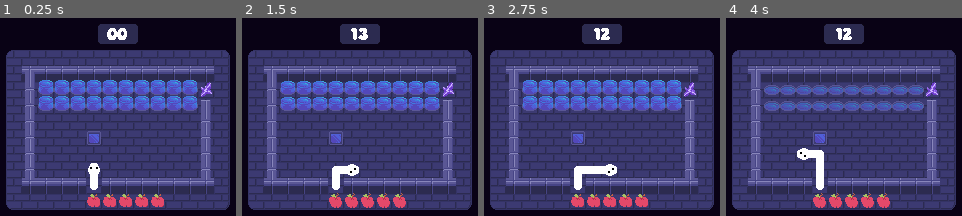
Above: before the commit, frames 1-4 (left to right).
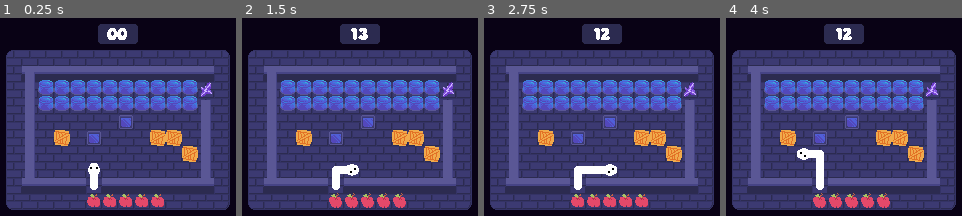
Above: after the commit, the same moments.

Repository: Evelyn-is-eepy/12dt-1---ouroborus
Game: Godot game, scene res://Scenes/Levels/level_4.tscn
The game is run twice, just before and just after one commit, with the same random seed, the same clock (stepped at 60 frames per second) and the same inputs. This scene is started directly instead of the project's main scene. Sound files missing from this copy of the repository are replaced by a short silence.
Inputs:
- Up to frame 1 (0.25 s): no input
- Up to frame 2 (1.5 s): tap Enter (ui_accept) at 0.5, 0.6, 0.77, 1.07, 1.35 s; hold D (move_right) 0.53-1.28 s; hold S (move_down) from 1.28 s (still down)
- Up to frame 3 (2.75 s): tap Enter (ui_accept) at 1.52, 1.82, 2.1 s; release S (move_down) at 2.03 s; hold D (move_right) from 2.03 s (still down)
- Up to frame 4 (4 s): tap R (restart) at 2.75 s; release D (move_right) at 2.78 s; hold W (move_up) 2.78-3.53 s; tap Enter (ui_accept) at 2.85, 3.02, 3.32, 3.6, 3.77 s; hold A (move_left) from 3.53 s (still down)

The runs differ from the first frame. In frame 1, 4.2% of the frame differs, in the area x 9-91%, y 24-89%; in frame 2, 8.4%; in frame 3, 4.2%; in frame 4, 10%.

Commit message:
changed tileset, added error message for invalid sound file

Diff:
--- a/Scenes/Levels/level_4.tscn
+++ b/Scenes/Levels/level_4.tscn
@@ -121,7 +121,7 @@
 metadata/_edit_use_anchors_ = true
 
 [node name="ObjectSpawnsLayer" type="TileMapLayer" parent="." unique_id=1626282959]
-tile_map_data = PackedByteArray("AAAMAAIAAAADAAEAAAAFAAcAAAA …(384 unchanged characters)… AAAIAAAAKAAIAAAAAAAIAAAAFAAUAAAAAAAEAAAA=")
+tile_map_data = PackedByteArray("AAAMAAIAAAADAAEAAAAFAAcAAAA …(384 unchanged characters)… AAAIAAAAKAAIAAAAAAAIAAAAFAAUAAAAAAAEAAAAJAAUAAAAAAAAAAAAKAAUAAAAAAAAAAAADAAUAAAAAAAAAAAALAAYAAAAAAAAAAAAHAAQAAAAAAAEAAAA=")
 tile_set = ExtResource("7_3osng")
 
 [node name="TerrainLayer" type="TileMapLayer" parent="." unique_id=887265732 groups=["terrain_and_hazards", "terrain_plus_hazards"]]
--- a/Scripts/global.gd
+++ b/Scripts/global.gd
@@ -39,6 +39,7 @@
 func _ready() -> void:
 	transition_layer = get_node("/root/TransitionLayer")
 	music_player = get_node("/root/MusicPlayer")
+	music_player.connect('finished', loop_music)
 	transition_material = transition_layer.get_node("ColorRect").material
 	transition_layer.visible = false
 	change_music(menu_music)
@@ -91,12 +92,16 @@
 			player.stream = AudioStreamMP3.load_from_file(sound_paths[sound_name])
 		elif extension == file_extensions[2]:
 			player.stream = AudioStreamWAV.load_from_file(sound_paths[sound_name])
+		else:
+			print("cannot play sound: invalid file type")
+			player.queue_free()
+			return
 		add_child(player)
 		player.play()
 		await player.finished
 		player.queue_free()
 	else:
-		print("cannot play: no such sound '" + sound_name + "'")
+		print("cannot play sound: no such sound '" + sound_name + "'")
 		play_sound_effect("test_die") # Minos Prime is a good debugging tool :3
 
 func change_music(new_track: String):
@@ -114,3 +119,6 @@
 			print("unsupported audio type!")
 		music_player.play()
 		last_played_music = new_track
+
+func loop_music():
+	music_player.play()
--- a/Scripts/level.gd
+++ b/Scripts/level.gd
@@ -104,9 +104,6 @@
 	if Input.is_action_just_pressed("exit"):
 		Global.transition_to_scene(exit_scene)
 		Global.change_music("test_theme02")
-	# Debug: test walls
-	if Input.is_action_just_pressed("ui_accept"):
-		switch_button_walls()
 
 func player_wins() -> void:
 	# Called when the player eats their own tail
Binary file changed: Assets/Ouroboros level tileset.png
Not shown, changed: .DS_Store
Not shown, changed: Assets/.DS_Store
Not shown, changed: Assets/Ouroboros level tileset.png~
Not shown, changed: Scenes/.DS_Store
